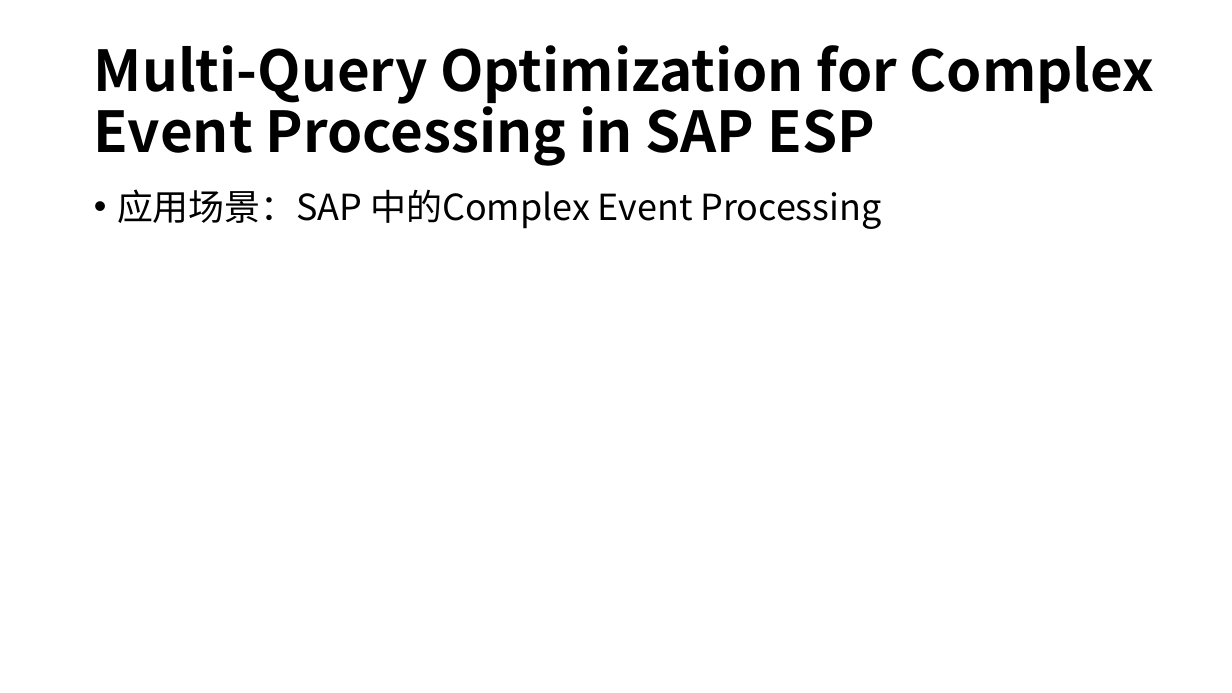
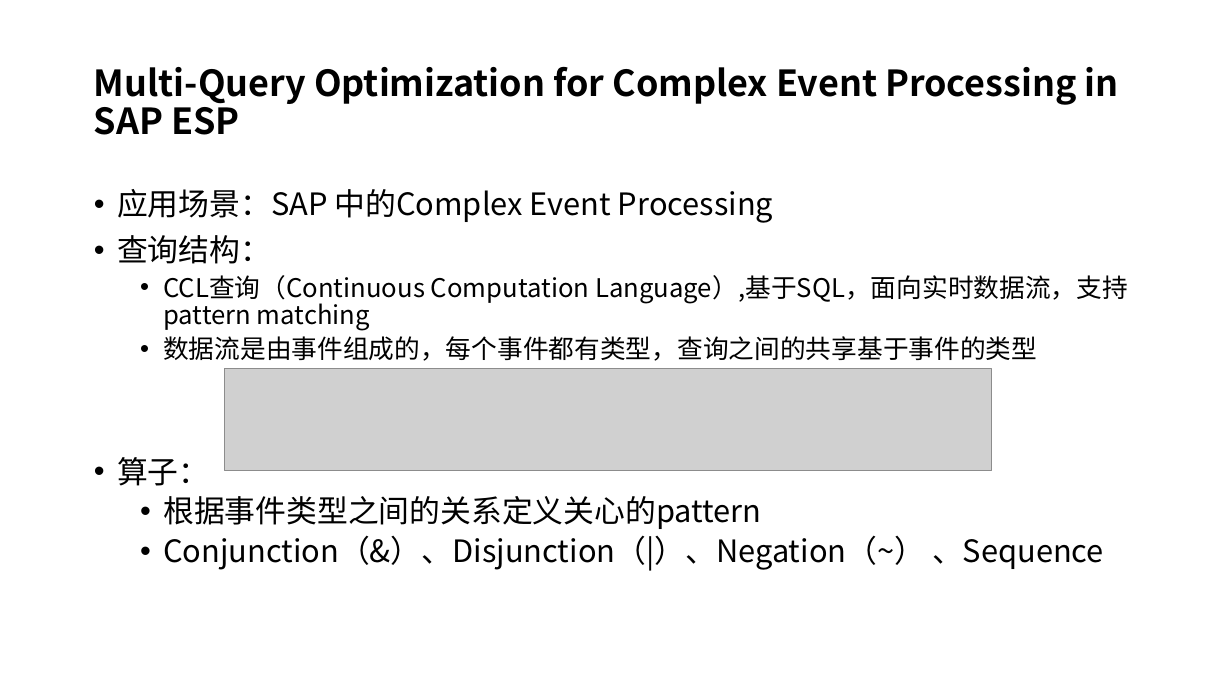
Before and after one commit to Issac-Newton/MQO, a slide deck: slide 16 of Hypercube.pptx. Drawn at 1232x693 pixels with LibreOffice and Linux fonts; fonts in the diff are those of the drawing; grey boxes stand for pictures. Boxes give left, top, right and bottom in pixels: in the first picture for what was removed or moved away, otherwise in the second. Text is boxed around its words. In the diff, an @@ line names an element or a change of style, - is before the commit and + after.

```diff
--- a/Hypercube.pptx
+++ b/Hypercube.pptx
@@ title "Multi-Query Optimization for Complex Event ..." at bbox=[94, 67, 1119, 135]: size 44 to 28 pt @@
@@ text at bbox=[117, 189, 773, 223]: size 28 to 24 pt in "应用场景：SAP 中的Complex Event Processing" @@
@@ text at bbox=[117, 235, 1128, 571]: paragraphs added @@
+• 查询结构：
+  • CCL查询（Continuous Computation Language）,基于SQL，面向实时数据流，支持pattern matching
+  • 数据流是由事件组成的，每个事件都有类型，查询之间的共享基于事件的类型
+• 算子：
+  • 根据事件类型之间的关系定义关心的pattern
+  • Conjunction（&）、Disjunction（|）、Negation（~） 、Sequence
@@ picture added at bbox=[225, 369, 993, 470] @@
```
Also in this commit, not shown: 1 other slide changed, 1 other file.
